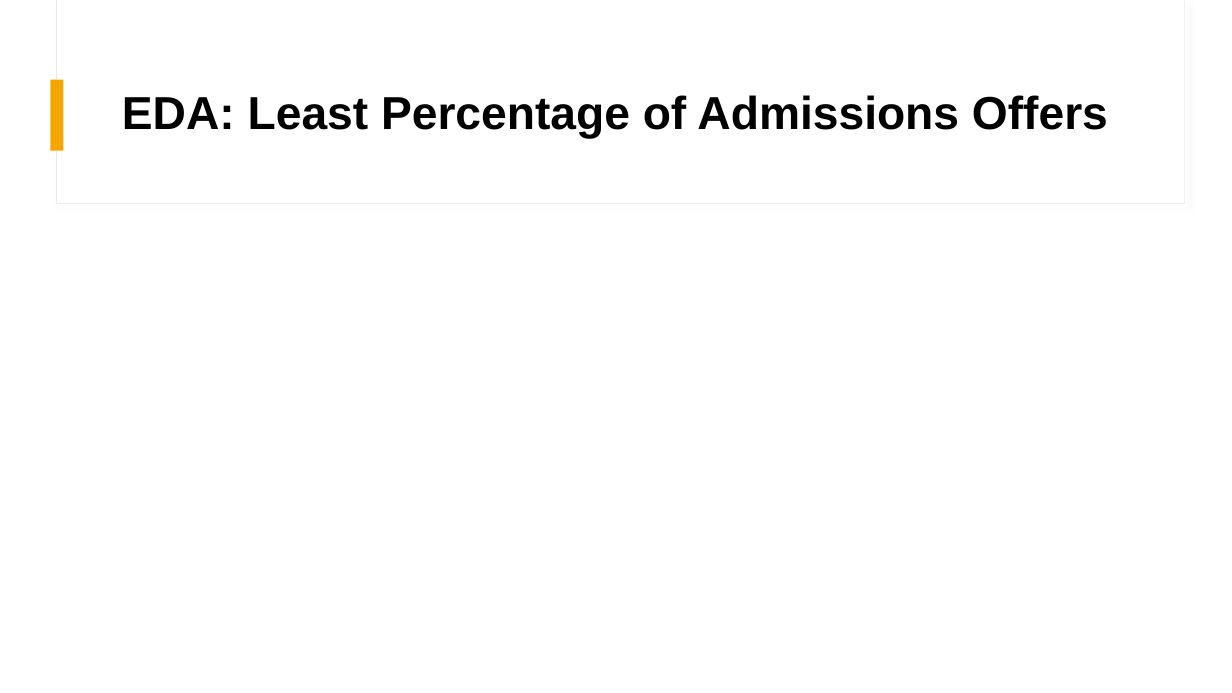
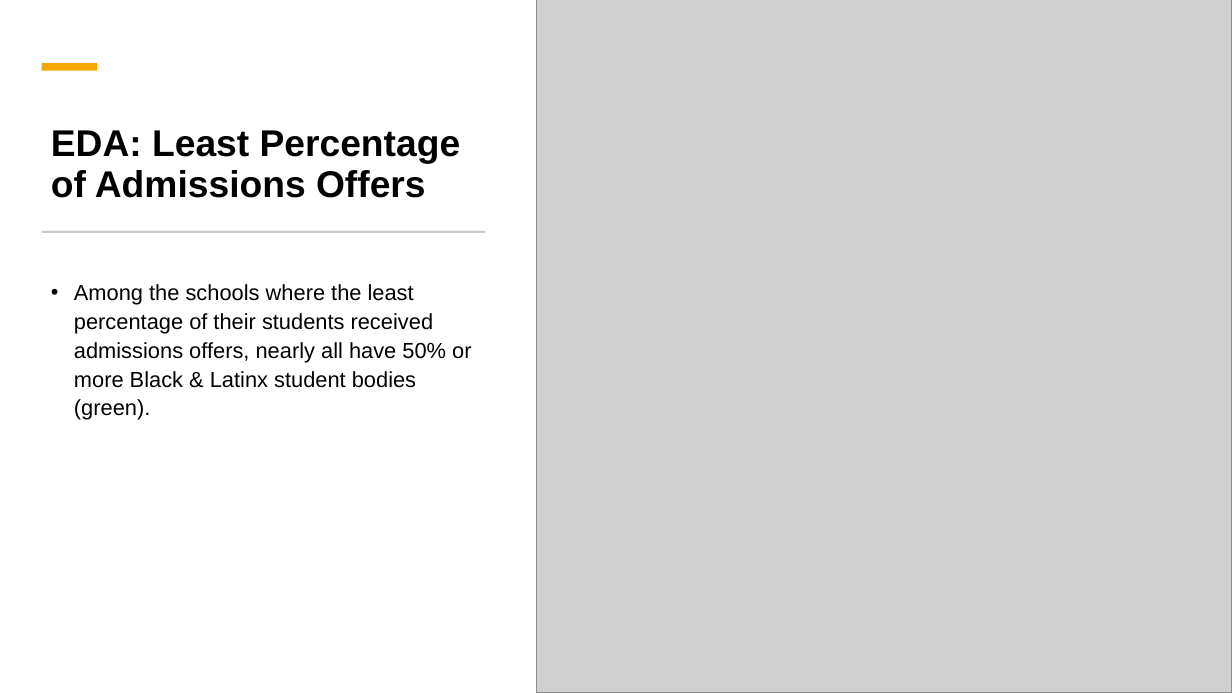
Before and after one commit to dj-m/CapstoneTwo, a slide deck: slide 11 of reports/submission/Capstone_Final_Presentation.pptx (slide 10 before the commit). Drawn at 1232x693 pixels with LibreOffice and Linux fonts; fonts in the diff are those of the drawing; grey boxes stand for pictures. Boxes give left, top, right and bottom in pixels: in the first picture for what was removed or moved away, otherwise in the second. Text is boxed around its words. In the diff, an @@ line names an element or a change of style, - is before the commit and + after.

```diff
--- a/reports/submission/Capstone_Final_Presentation.pptx
+++ b/reports/submission/Capstone_Final_Presentation.pptx
@@ rectangle added at [0,0,1232,693], fill #FFFFFF @@
@@ picture added at [536,0,1232,693] @@
@@ rectangle added at [42,63,97,70], fill #F5A700 @@
@@ rectangle removed at [51,79,64,151] @@
@@ title "EDA: Least Percentage of Admissions ...": place and size @@
-title "EDA: Least Percentage of Admissions ..." at [122,95,1108,139]
+title "EDA: Least Percentage of Admissions ..." at [51,130,461,198]
@@ title "EDA: Least Percentage of Admissions ..." at [51,130,461,198]: size 36 to 29 pt; vertical alignment middle to bottom @@
@@ rectangle added at [42,231,485,233], fill #C9C9C9 @@
@@ text added at [74,284,471,420], 17 pt, text #000000 @@
+• Among the schools where the least percentage of their students received admissions offers, nearly all have 50% or more Black & Latinx student bodies (green).
```
Also in this commit, not shown: 7 other slides changed, 9 slides added, 8 slides removed, 2 other files.
